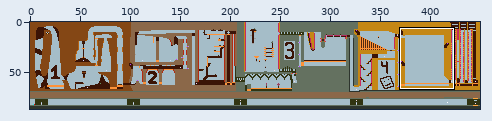
A sprite sheet gets an edit: Maps/Parkour1.png. Above: a wide view before the commit, with the close-up outlined.
Close-up. First the earlier version:
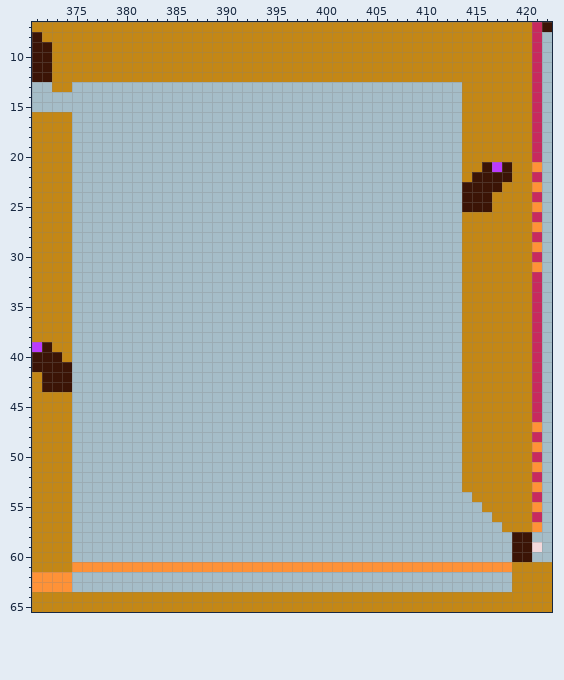
The file is 450x87 pixels. Colours within 5 levels of each other are drawn and written as one. Shown: x 371..422, y 7..65. The commit also changed other parts of the picture, which this record leaves out.
The result:
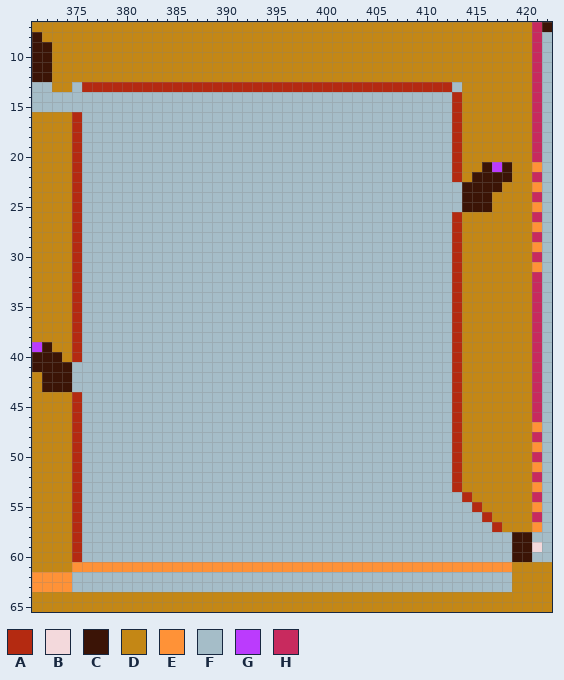
Palette (. is transparent): A #b42a11  B #f3d9dc  C #3b1406  D #c48715  E #ff9237  F #a5bdc8  G #bb3bfd  H #c82a5e
Changes in this commit:
Colour A replaces colour F in row 13 at x 376 to 412; in rows 14 to 15 at x 413; in rows 16 to 22 at x 375 and 413; in rows 23 to 25 at x 375; in rows 26 to 40 at x 375 and 413; in rows 41 to 43 at x 413.
Colour A replaces colour F in rows 44 to 53 at x 375 and 413; in row 54 at x 375 and 414; in row 55 at x 375 and 415; in row 56 at x 375 and 416; in row 57 at x 375 and 417; in rows 58 to 60 at x 375.
